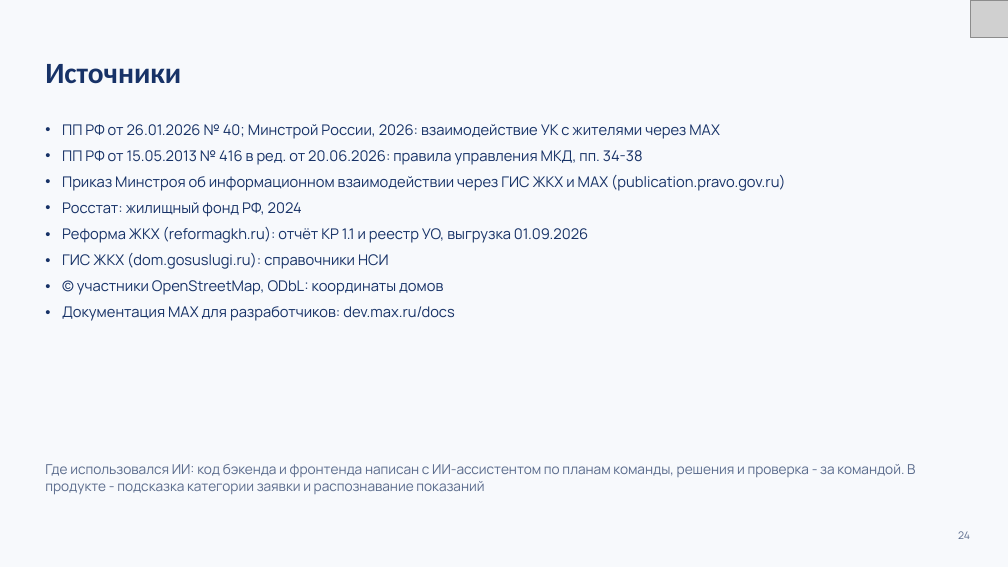
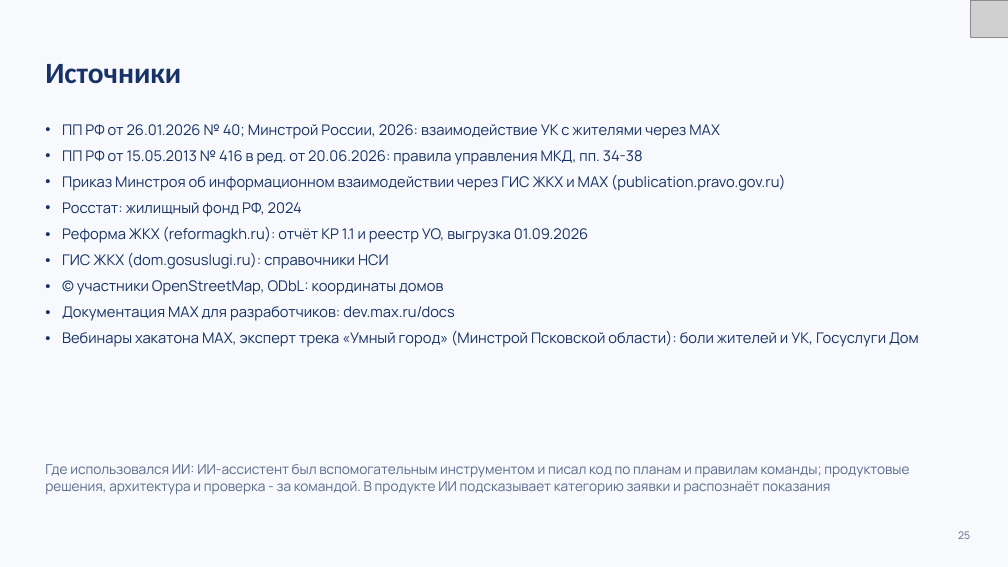
Before and after one commit to K1rL3s/vkmax-mobilization, a slide deck: slide 25 of docs/preza/zheka.pptx (slide 24 before the commit). Drawn at 1008x567 pixels with LibreOffice and Linux fonts; fonts in the diff are those of the drawing; grey boxes stand for pictures. Boxes give left, top, right and bottom in pixels: in the first picture for what was removed or moved away, otherwise in the second. Text is boxed around its words. In the diff, an @@ line names an element or a change of style, - is before the commit and + after.

```diff
--- a/docs/preza/zheka.pptx
+++ b/docs/preza/zheka.pptx
@@ text at (x1=62, y1=331, x2=919, y2=347): paragraph added @@
+• Вебинары хакатона MAX, эксперт трека «Умный город» (Минстрой Псковской области): боли жителей и УК, Госуслуги Дом
@@ text at (x1=45, y1=464, x2=909, y2=495): text changed @@
-Где использовался ИИ: код бэкенда и фронтенда написан с ИИ-ассистентом по планам команды, решения и проверка - за командой. В продукте - подсказка категории заявки и распознавание показаний
+Где использовался ИИ: ИИ-ассистент был вспомогательным инструментом и писал код по планам и правилам команды; продуктовые решения, архитектура и проверка - за командой. В продукте ИИ подсказывает категорию заявки и распознаёт показания
```
Also in this commit, not shown: 20 other slides changed, 2 slides added, 1 slide removed, 10 other files.
